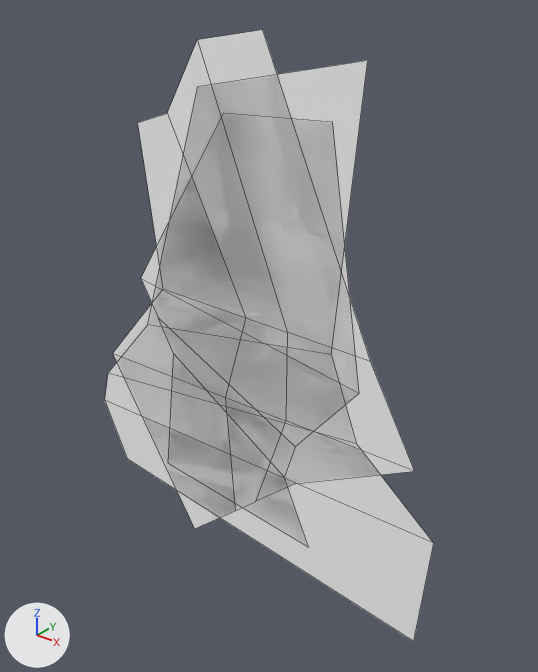
The FBX model Assets/3D/FBX/Stumps_Mesh.fbx as it was, and as the next commit left it.
One viewpoint serves both versions: a camera (50 mm lens) standing at (1.38, -1.58, 1.02) and looking at (0.07, 0.06, 0.0). Arrows for +X, +Y and +Z are at lower left; the lights stay in place. Mesh edges are drawn as thin lines. Where no turn or scale is listed for an object, it has been applied to the vertices.

The first picture shows 'Stump_01', 'Stump_02', 'Stump_03'.
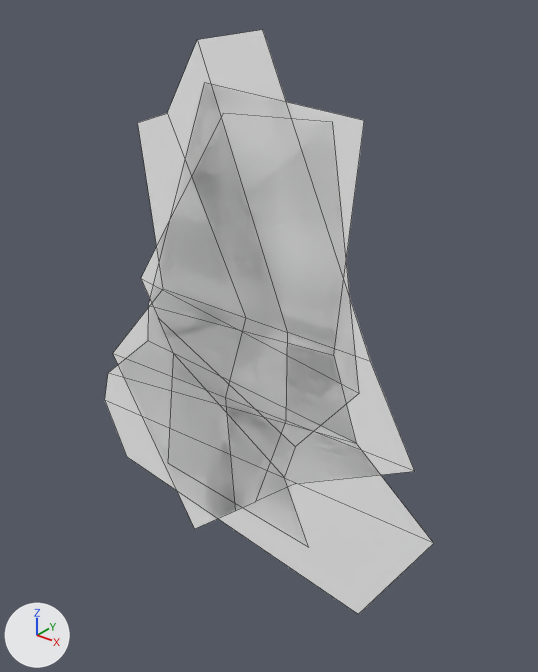
Changed parts and their boxes [x1, y1, x2, y2] in the pictures (538 x 672 px):
'Stump_03', reshaped (9% shorter)
    before: [105, 60, 434, 642]
    after: [105, 83, 434, 614]
part 1 of me_mesh_002, built on
    before: [108, 60, 368, 443]
    after: [108, 83, 364, 443]

The change, as a list of edits to the scene's bpy script:
```text
Change me_mesh_002:
    where me_mesh_002.from_pydata(...)  # 10 vertices, 4 faces; spans x -0.72..0.72, y 0.0, z -0.84..0.84
    used by ob_stump_03; location = (0.0, 0.0, 0.0)
    verts and faces of me_mesh_002; kept vertices keep their numbers, new ones are numbered from 10
    before: 0 (0.69, 0.0, -0.84) at pixel (413, 641), 2 (0.34, 0.0, 0.05) at pixel (331, 354), 3 (-0.43, 0.0, -0.08) at pixel (147, 324), 5 (-0.61, 0.0, -0.73) at pixel (127, 458), 6 (-0.67, 0.0, -0.36) at pixel (108, 372)
    before: 7 (0.44, 0.0, -0.21) at pixel (356, 443), 8 (0.41, 0.0, 0.84) at pixel (367, 60), 9 (-0.14, 0.0, 0.74) at pixel (197, 86)
    me_mesh_002 part 1
    add delete_faces([(2, 3, 6, 7)])
    add verts[0] = (0.49, 0.0, -0.85)  # moved, pixel (358, 614)
    add verts[2] = (0.35, 0.0, 0.05)  # moved, pixel (333, 355)
    add verts[3] = (-0.41, 0.0, -0.01)  # moved, pixel (148, 305)
    add verts[5] = (-0.61, 0.0, -0.72)  # moved, pixel (126, 456)
    add verts[8] = (0.41, 0.0, 0.7)  # moved, pixel (364, 120)
    add verts[9] = (-0.11, 0.0, 0.75)  # moved, pixel (204, 82)
    add verts[10] = (-0.43, 0.0, -0.14)  # pixel (147, 340)
    add faces += [(6, 7, 10), (2, 3, 10, 7)]
```
